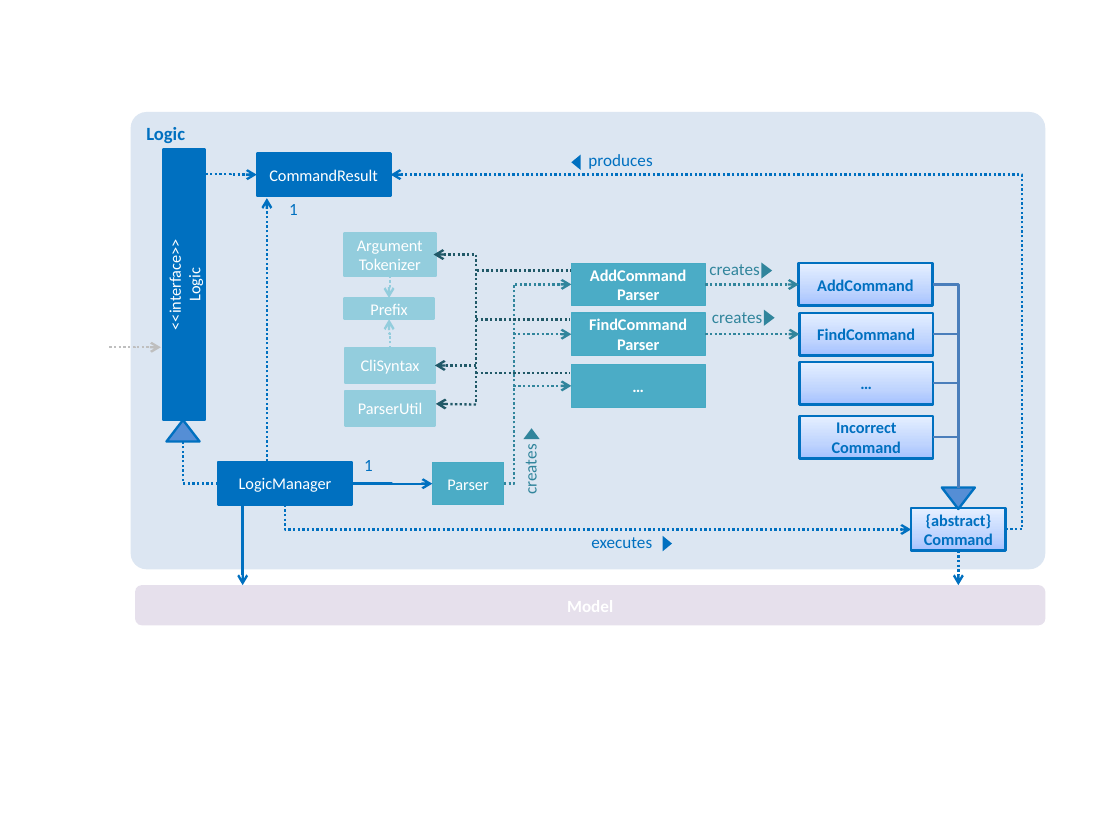
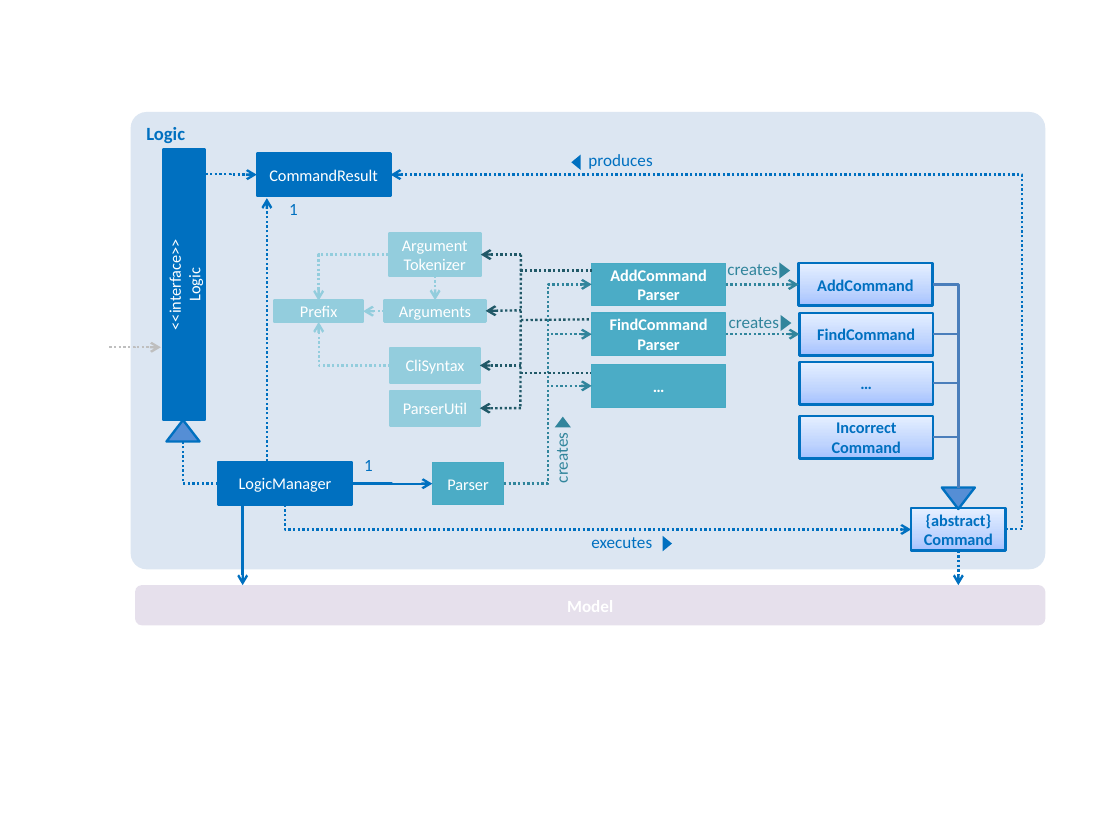
Before and after one commit to se-edu/addressbook-level4, a slide deck: slide 1 of docs/diagrams/LogicComponentClassDiagram.pptx. Drawn at 1120x840 pixels with LibreOffice and Linux fonts; fonts in the diff are those of the drawing. Boxes give left, top, right and bottom in pixels: in the first picture for what was removed or moved away, otherwise in the second. Text is boxed around its words. In the diff, an @@ line names an element or a change of style, - is before the commit and + after.

Commit message:
Update Logic class diagram with Arguments class
The Logic class diagram in the developer guide does not reflect the
updated dependencies between ArgumentTokenizer, Arguments, Prefix, and
command parser classes.

Let's update the Logic class diagram.

```diff
--- a/docs/diagrams/LogicComponentClassDiagram.pptx
+++ b/docs/diagrams/LogicComponentClassDiagram.pptx
@@ elbow arrow moved from (390, 276) - (389, 298) to (389, 254) - (319, 300) @@
@@ 3 rectangles, 2 arrows moved together from (x1=344, y1=233, x2=476, y2=426) to (x1=389, y1=233, x2=521, y2=426) @@
@@ line moved from (476, 254) - (476, 404) to (521, 254) - (521, 409) @@
@@ elbow arrow added from (435, 276) to (435, 300), #93CDDD 1.5 pt dashed @@
@@ elbow arrow moved from (504, 484) - (571, 284) to (504, 484) - (591, 284) @@
@@ line moved from (477, 271) - (571, 271) to (521, 271) - (591, 271) @@
@@ elbow arrow moved from (706, 284) - (799, 284) to (726, 284) - (799, 284) @@
@@ rectangle "Prefix" moved from (x1=345, y1=298, x2=433, y2=319) to (x1=274, y1=300, x2=363, y2=321) @@
@@ elbow arrow moved from (390, 348) - (389, 319) to (390, 365) - (319, 323) @@
@@ elbow arrow added from (384, 311) to (363, 311), #93CDDD 1.5 pt dashed @@
@@ rectangle added at (x1=384, y1=300, x2=485, y2=321), fill #93CDDD, outline #93CDDD 1.5 pt, 10.5 pt, text #FFFFFF @@
+Arguments
@@ arrow added from (521, 310) to (486, 311), #215968 1.5 pt dashed @@
@@ line moved from (476, 319) - (570, 319) to (521, 320) - (590, 319) @@
@@ text "creates" moved from (x1=712, y1=312, x2=762, y2=323) to (x1=729, y1=317, x2=779, y2=328) @@
@@ triangle moved from (x1=764, y1=310, x2=775, y2=326) to (x1=780, y1=316, x2=791, y2=332) @@
@@ elbow arrow moved from (504, 484) - (571, 334) to (504, 484) - (591, 334) @@
@@ elbow arrow moved from (706, 334) - (800, 334) to (726, 334) - (800, 334) @@
@@ elbow arrow moved from (504, 484) - (571, 386) to (504, 484) - (591, 386) @@
@@ line moved from (476, 373) - (570, 373) to (521, 373) - (590, 373) @@
@@ 3 rectangles, 1 text, 1 triangle moved together from (x1=571, y1=263, x2=772, y2=408) to (x1=591, y1=263, x2=790, y2=408) @@
@@ arrow moved from (476, 404) - (436, 404) to (521, 408) - (479, 408) @@
@@ text "creates" moved from (x1=520, y1=451, x2=541, y2=493) to (x1=552, y1=439, x2=573, y2=482) @@
@@ triangle moved from (x1=523, y1=428, x2=539, y2=439) to (x1=554, y1=417, x2=570, y2=428) @@
```
Also in this commit, not shown: 1 other file.
